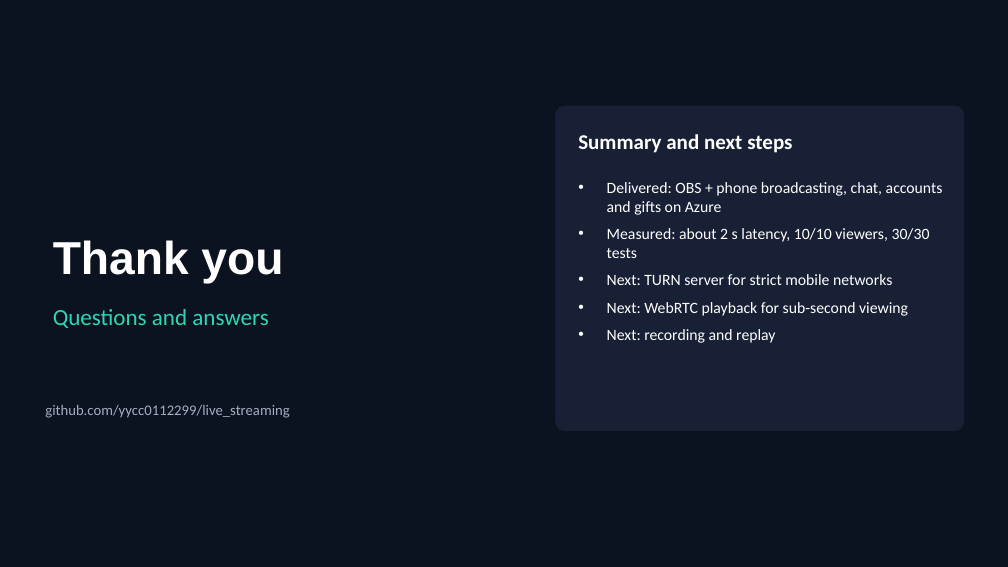
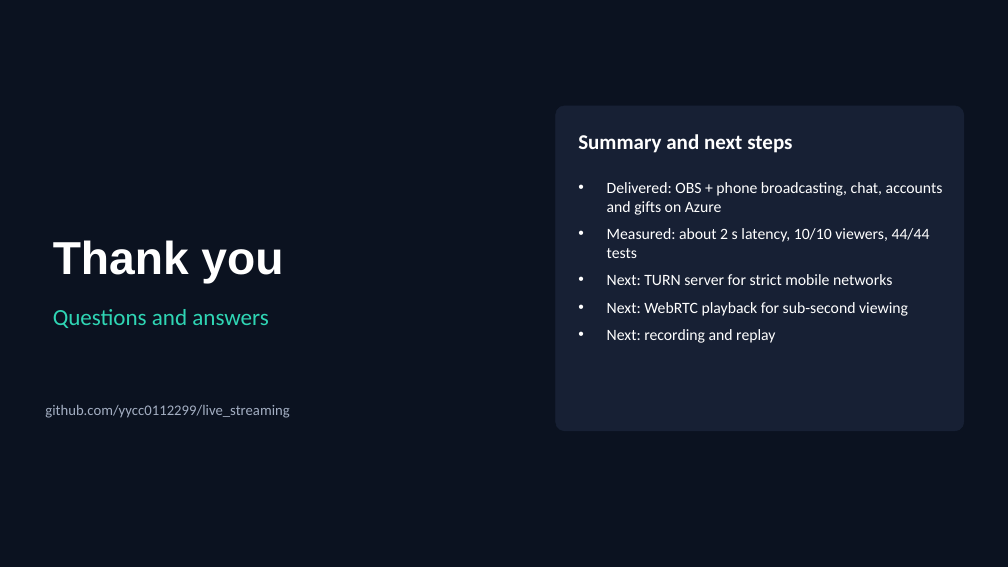
Before and after one commit to yycc0112299/live_streaming, a slide deck: slide 23 of docs/final-report/Group 9.pptx (slide 20 before the commit). Drawn at 1008x567 pixels with LibreOffice and Linux fonts; fonts in the diff are those of the drawing. Boxes give left, top, right and bottom in pixels: in the first picture for what was removed or moved away, otherwise in the second. Text is boxed around its words. In the diff, an @@ line names an element or a change of style, - is before the commit and + after.

```diff
--- a/docs/final-report/Group 9.pptx
+++ b/docs/final-report/Group 9.pptx
@@ text at [607,228,930,258]: text changed @@
-• Measured: about 2 s latency, 10/10 viewers, 30/30 tests
+• Measured: about 2 s latency, 10/10 viewers, 44/44 tests
```
Also in this commit, not shown: 2 other slides changed, 3 slides added, 5 other files.
